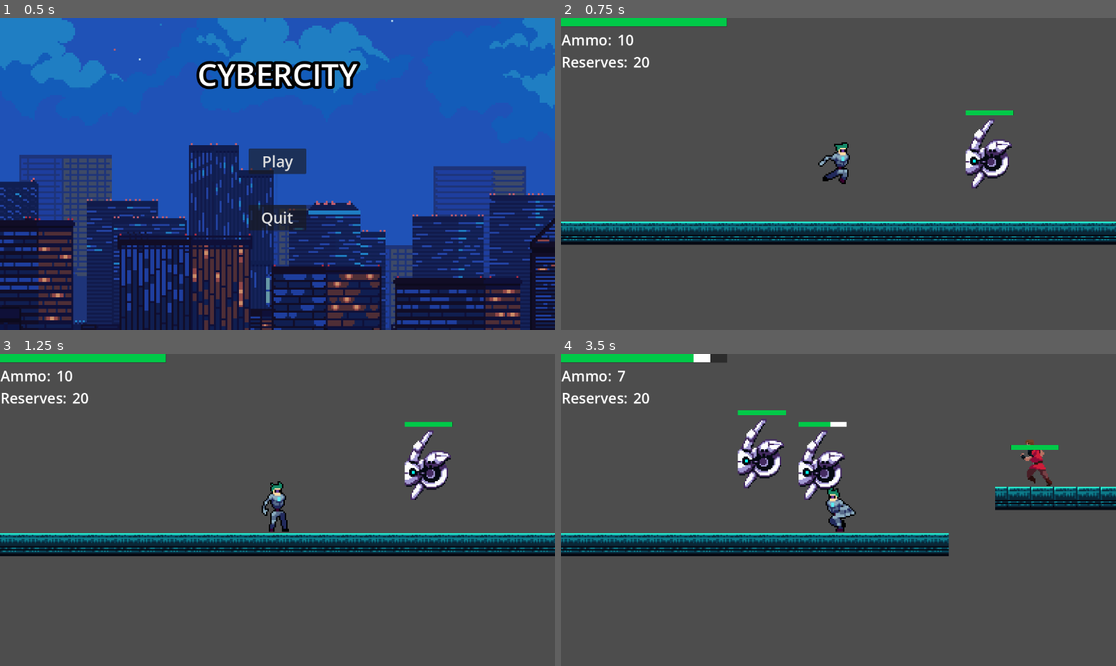
Above: before the commit, frames 1-4 (two rows, left to right).
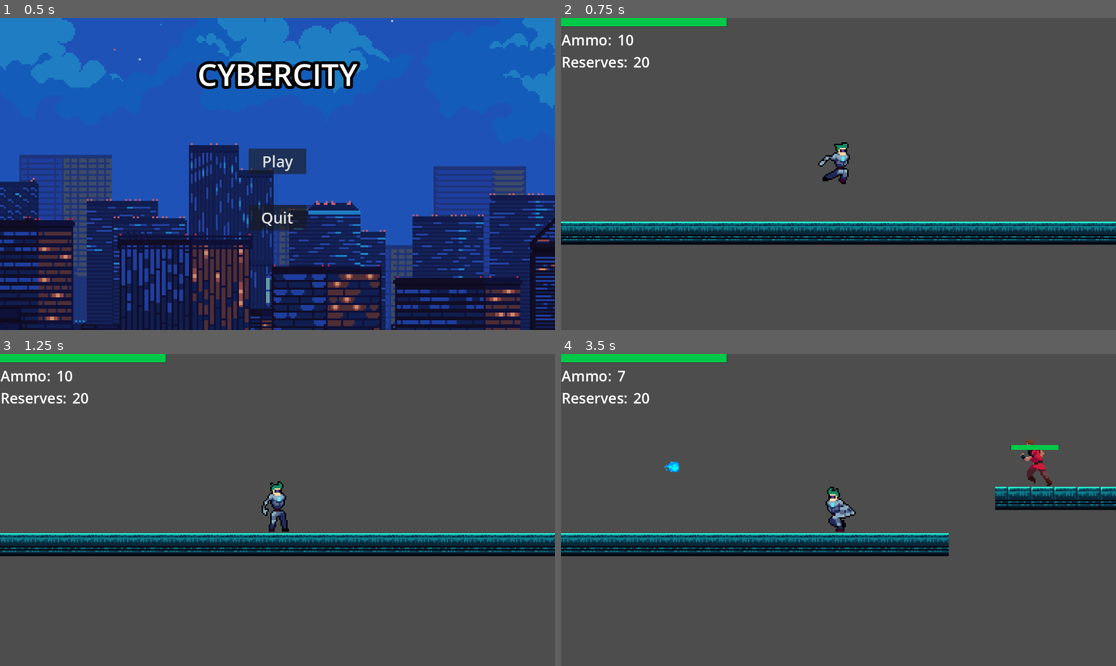
Above: after the commit, the same moments.

Repository: pranavReddy120/CyberCityV3
Game: Godot game, scene res://Scenes/main_menu.tscn
Two runs of this game, one before a commit and one after it. Both use one fixed random seed, a clock stepped at 60 frames per second and the inputs below.
Inputs:
- Up to frame 1 (0.5 s): no input
- Up to frame 2 (0.75 s): click "Play" at 0.5 s
- Up to frame 3 (1.25 s): no input
- Up to frame 4 (3.5 s): hold Right (right) 1.28-2.78 s; tap Space (shoot) at 1.35, 2.1, 2.85 s; tap Up (jump) at 1.52, 2.27 s; hold Left (left) from 2.78 s (still down)

Frame 1 is identical in both runs. In frame 2, 1.1% of the frame differs, in the area x 72-82%, y 29-55%; in frame 3, 1.2%; in frame 4, 2.5%, in the area x 18-52%, y 0-47%.

Commit message:
enemy delete?

Diff:
--- a/Scenes/level_1.tscn
+++ b/Scenes/level_1.tscn
@@ -1,8 +1,7 @@
-[gd_scene load_steps=11 format=3 uid="uid://bff0gi8mqip4c"]
+[gd_scene load_steps=10 format=3 uid="uid://bff0gi8mqip4c"]
 
 [ext_resource type="Script" path="res://Scripts/world.gd" id="1_g24yu"]
 [ext_resource type="PackedScene" uid="uid://twwk2qsirfci" path="res://Scenes/player.tscn" id="2_58w10"]
-[ext_resource type="PackedScene" uid="uid://ck2to62dnqdjw" path="res://Scenes/enemy.tscn" id="3_pi8ra"]
 [ext_resource type="Texture2D" uid="uid://bw7lscyrufmgv" path="res://Assets/tileset.png" id="4_dknmv"]
 [ext_resource type="PackedScene" uid="uid://c12vp32p0xbv1" path="res://Scenes/killzone.tscn" id="5_77gvm"]
 [ext_resource type="PackedScene" uid="uid://se4cvdw7q5ny" path="res://Scenes/portal.tscn" id="6_e8f2l"]
@@ -59,13 +58,6 @@
 zoom = Vector2(3, 3)
 limit_bottom = 200
 
-[node name="Enemy" parent="." instance=ExtResource("3_pi8ra")]
-position = Vector2(104, 0)
-
-[node name="Enemy_Spawner" type="Timer" parent="."]
-wait_time = 2.0
-autostart = true
-
 [node name="TileMap" type="TileMap" parent="." groups=["floor"]]
 tile_set = SubResource("TileSet_os4pr")
 format = 2
@@ -82,5 +74,3 @@
 
 [node name="CharacterBody2D" parent="." instance=ExtResource("7_aoc6d")]
 position = Vector2(247, 14)
-
-[connection signal="timeout" from="Enemy_Spawner" to="." method="_on_enemy_spawner_timeout"]
--- a/Scenes/level_2.tscn
+++ b/Scenes/level_2.tscn
@@ -1,8 +1,7 @@
-[gd_scene load_steps=15 format=3 uid="uid://csrpn6pcac5wq"]
+[gd_scene load_steps=14 format=3 uid="uid://csrpn6pcac5wq"]
 
 [ext_resource type="Script" path="res://Scripts/world.gd" id="1_mpdul"]
 [ext_resource type="PackedScene" uid="uid://twwk2qsirfci" path="res://Scenes/player.tscn" id="2_2jnvf"]
-[ext_resource type="PackedScene" uid="uid://ck2to62dnqdjw" path="res://Scenes/enemy.tscn" id="3_84wlv"]
 [ext_resource type="Texture2D" uid="uid://bw7lscyrufmgv" path="res://Assets/tileset.png" id="4_wqjee"]
 [ext_resource type="PackedScene" uid="uid://c12vp32p0xbv1" path="res://Scenes/killzone.tscn" id="5_6avqm"]
 [ext_resource type="Texture2D" uid="uid://chvama6p8xs7v" path="res://Assets/free-exclusion-zone-tileset-pixel-art/Night/1.png" id="6_5bqsr"]
@@ -66,13 +65,6 @@
 limit_top = -59
 limit_bottom = 200
 
-[node name="Enemy" parent="." instance=ExtResource("3_84wlv")]
-position = Vector2(104, 0)
-
-[node name="Enemy_Spawner" type="Timer" parent="."]
-wait_time = 2.0
-autostart = true
-
 [node name="TileMap" type="TileMap" parent="."]
 position = Vector2(0, 58)
 tile_set = SubResource("TileSet_os4pr")
@@ -130,5 +122,3 @@
 
 [node name="Range" parent="." instance=ExtResource("11_p3vpw")]
 position = Vector2(706, 57)
-
-[connection signal="timeout" from="Enemy_Spawner" to="." method="_on_enemy_spawner_timeout"]
